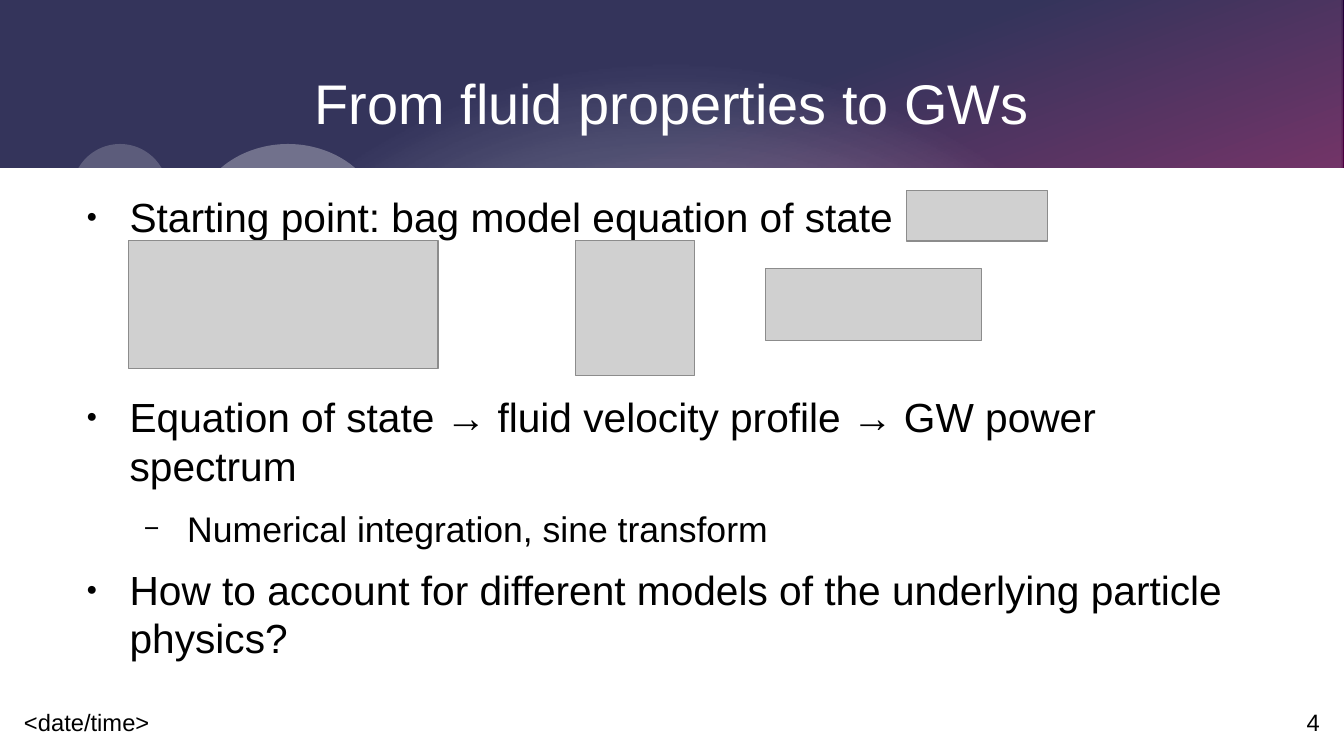
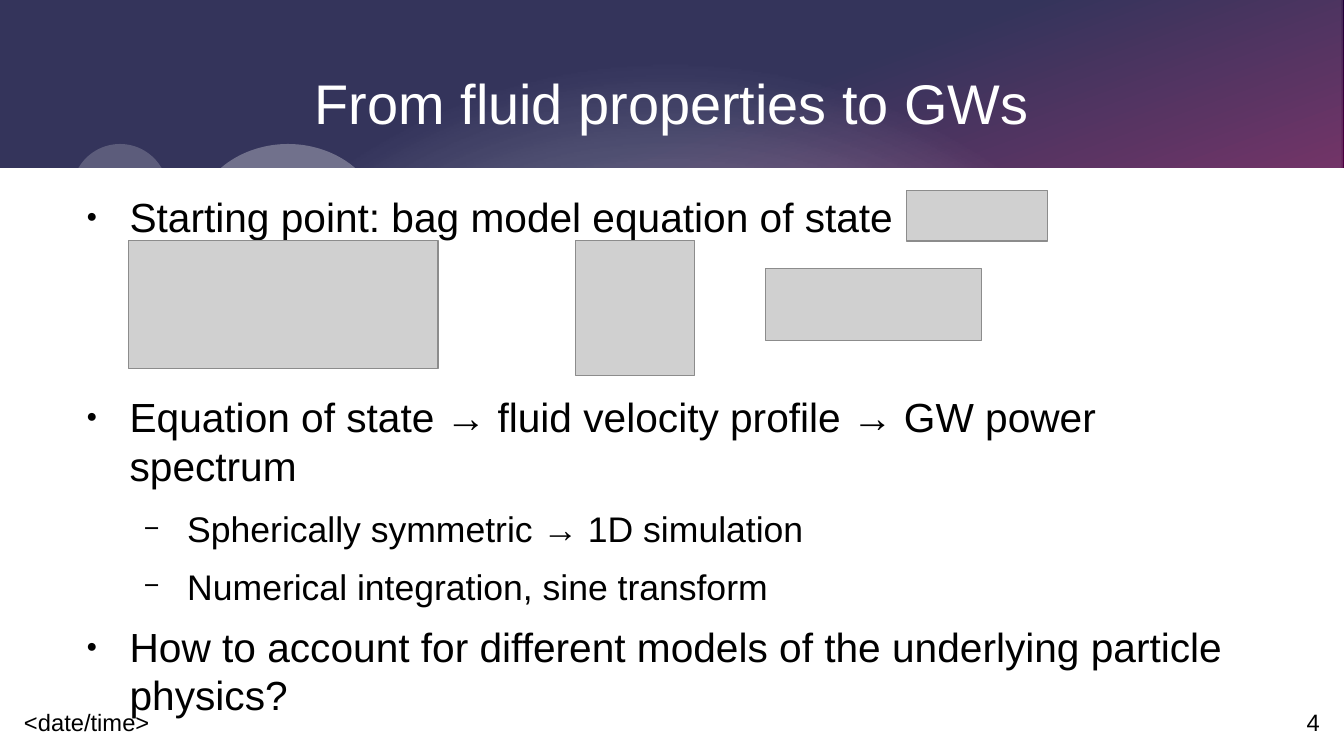
Before and after one commit to AgenttiX/msc-thesis2, a slide deck: slide 4 of cft_meetup_presentation/cft_meetup_slides.odp. Drawn at 1344x756 pixels with LibreOffice and Linux fonts; fonts in the diff are those of the drawing; grey boxes stand for pictures. Boxes give left, top, right and bottom in pixels: in the first picture for what was removed or moved away, otherwise in the second. Text is boxed around its words. In the diff, an @@ line names an element or a change of style, - is before the commit and + after.

```diff
--- a/cft_meetup_presentation/cft_meetup_slides.odp
+++ b/cft_meetup_presentation/cft_meetup_slides.odp
@@ text at box(187, 516, 803, 550): paragraph added @@
+  − Spherically symmetric → 1D simulation
```
Also in this commit, not shown: 5 other slides changed, 1 other file.
